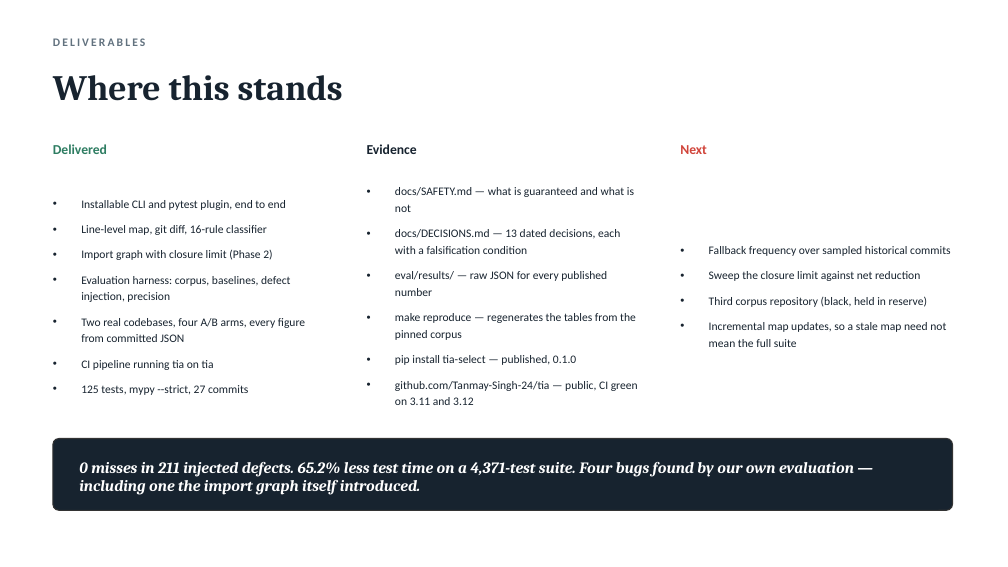
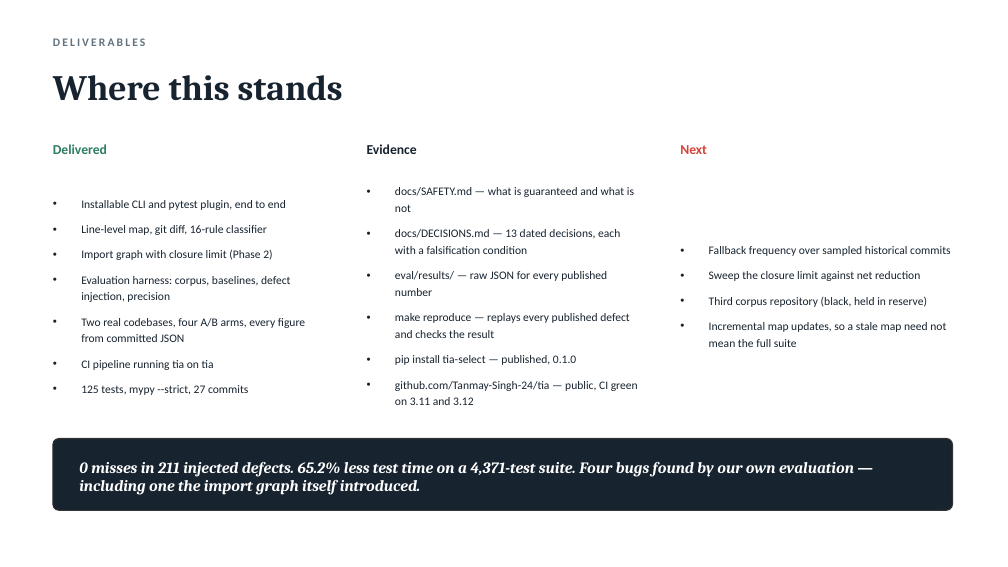
Before and after one commit to Tanmay-Singh-24/tia, a slide deck: slide 12 of docs/tia-review-2.pptx. Drawn at 1008x567 pixels with LibreOffice and Linux fonts; fonts in the diff are those of the drawing. Boxes give left, top, right and bottom in pixels: in the first picture for what was removed or moved away, otherwise in the second. Text is boxed around its words. In the diff, an @@ line names an element or a change of style, - is before the commit and + after.

Commit message:
fix(eval): make reproduce actually reproduces the published results
The README promised `make reproduce` gives "the numbers above". From a clean
clone it crashed at `make map`: prepare never installed tia into the corpus
venv, and each repo's .tia.toml lived only in an untracked checkout — so even
once installed, scrapy's map would have been built over docs/ as well. Past
that, it ran 50 mutants at seed 1234 on one arm, while the published table is
200 at seed 2026 (attrs), 30 at seed 1234 under -n auto (scrapy), both arms.

- harness.py --replay FILE re-runs a result's exact recorded mutations,
  re-located in the pinned source. Re-sampling with the same seed is not
  reproduction: a rebuilt map covers slightly different lines, so the seed
  picks different mutants (D-0013). A recorded mutation that no longer matches
  is a hard error, never a silent substitution.
- eval/published.json names the published results and their settings;
  --published reads it, so Makefile, harness and report cannot drift.
- corpus.yaml carries each repo's tia config; prepare installs tia into the
  corpus venv and writes .tia.toml.
- eval/report.py prints the published table, or with --compare checks the
  newest full replay of each arm against it, exiting non-zero if a miss count
  differs. Wall-clock differences are reported, not failed.
- Makefile: per-repo corpus/map/replay targets, reproduce (~2.5 h) and
  reproduce-attrs (~1 h), venv picked up automatically.

Verified: all 230 published mutations re-locate, and each published pair used
identical lists. A 15-mutant replay of the attrs graph arm matched the
published run on every mutant — mutation, outcome, selection size and reason
code, 15/15 each. Regenerated .tia.toml files parse identically to the
originals. The full 2.5-hour reproduce has not been run end to end; D-0015
says so.

Also corrects a stale figure: the README gave scrapy's suite as 62 s, from a
superseded run on the old map. The published runs measured 52 s.

```diff
--- a/docs/tia-review-2.pptx
+++ b/docs/tia-review-2.pptx
@@ text at (x1=395, y1=313, x2=630, y2=338): text changed @@
-• make reproduce — regenerates the tables from the pinned corpus
+• make reproduce — replays every published defect and checks the result
```
Also in this commit, not shown: 1 other slide changed, 11 other files.
